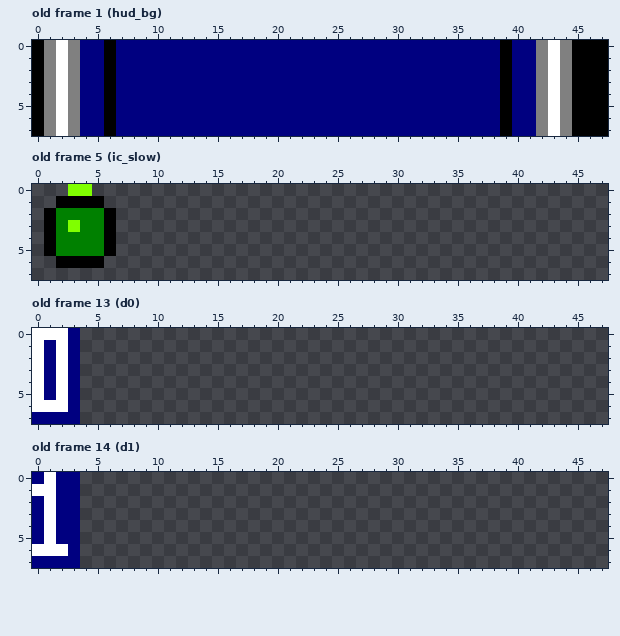
Pixel-art file -- gfx/src/hud.aseprite. Above is the file before it was changed.
48x8 pixels, 22 frames. Shown: old frame 1 (hud_bg), old frame 5 (ic_slow), old frame 13 (d0), old frame 14 (d1). The commit also changed other frames, which this record leaves out.
Now the later version:
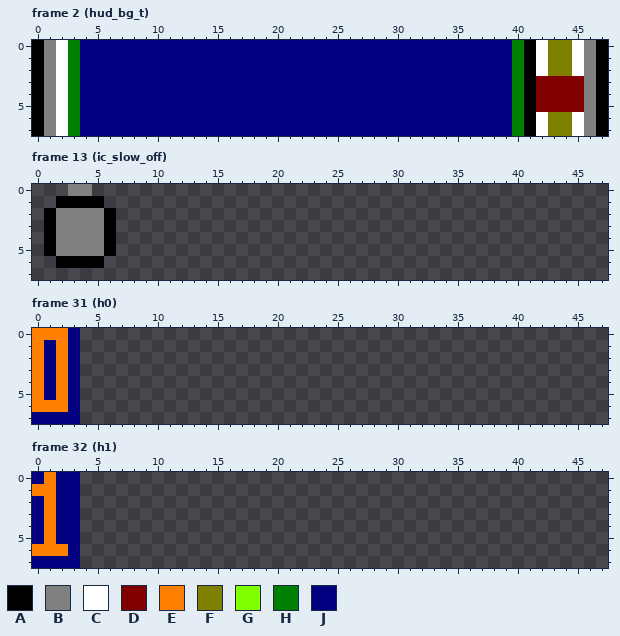
Palette (. is transparent): A #000000  B #808080  C #ffffff  D #800000  E #ff8000  F #808000  G #80ff00  H #008000  J #000080
A new or re-ordered frame is compared with the old frame closest to it.
The exact change:
frames 22 -> 40
Frame 2 (hud_bg_t) is new; against old frame 1 (hud_bg):
y 0..2: x 3 B -> H; x 6 A -> J; x 39..46 AJJBCBAA -> JHACFFCB
y 3..5: x 3 B -> H; x 6 A -> J; x 39..46 AJJBCBAA -> JHADDDDB
y 6..7: x 3 B -> H; x 6 A -> J; x 39..46 AJJBCBAA -> JHACFFCB
Frame 13 (ic_slow_off) is new; against old frame 5 (ic_slow):
y 0: x 3..4 GG -> BB
y 2: x 2..5 HHHH -> BBBB
y 3: x 2..5 HGHH -> BBBB
y 4..5: x 2..5 HHHH -> BBBB
Frame 31 (h0) is new; against old frame 13 (d0):
y 0: x 0..2 CCC -> EEE
y 1..5: x 0 C -> E; x 2 C -> E
y 6: x 0..2 CCC -> EEE
Frame 32 (h1) is new; against old frame 14 (d1):
y 0: x 1 C -> E
y 1: x 0..1 CC -> EE
y 2..5: x 1 C -> E
y 6: x 0..2 CCC -> EEE
